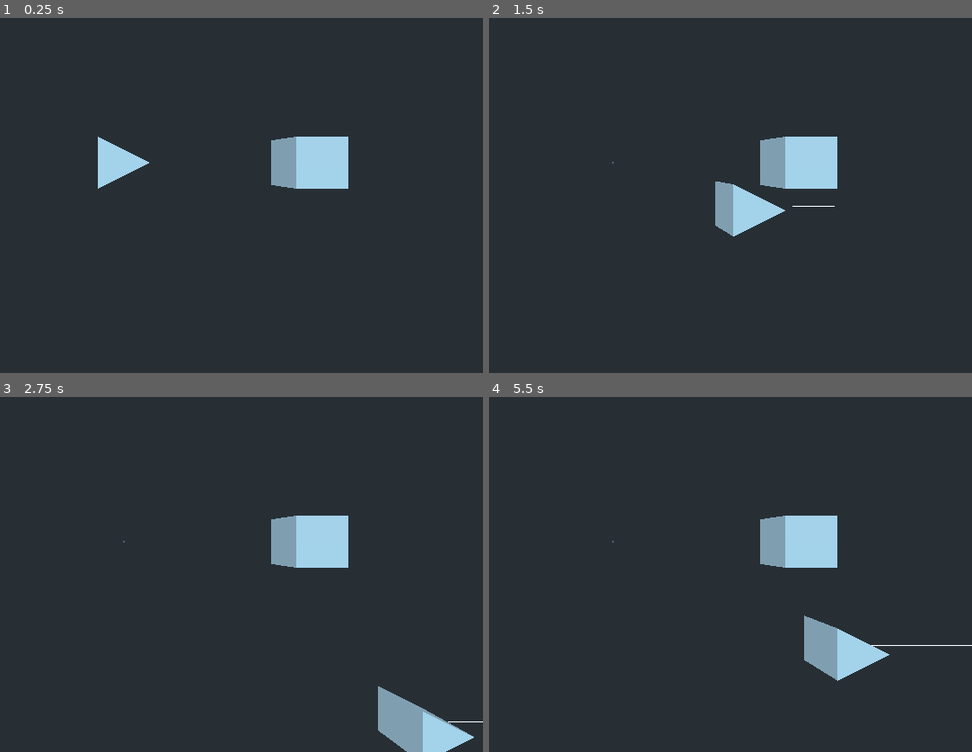
Above: before the commit, frames 1-4 (two rows, left to right).
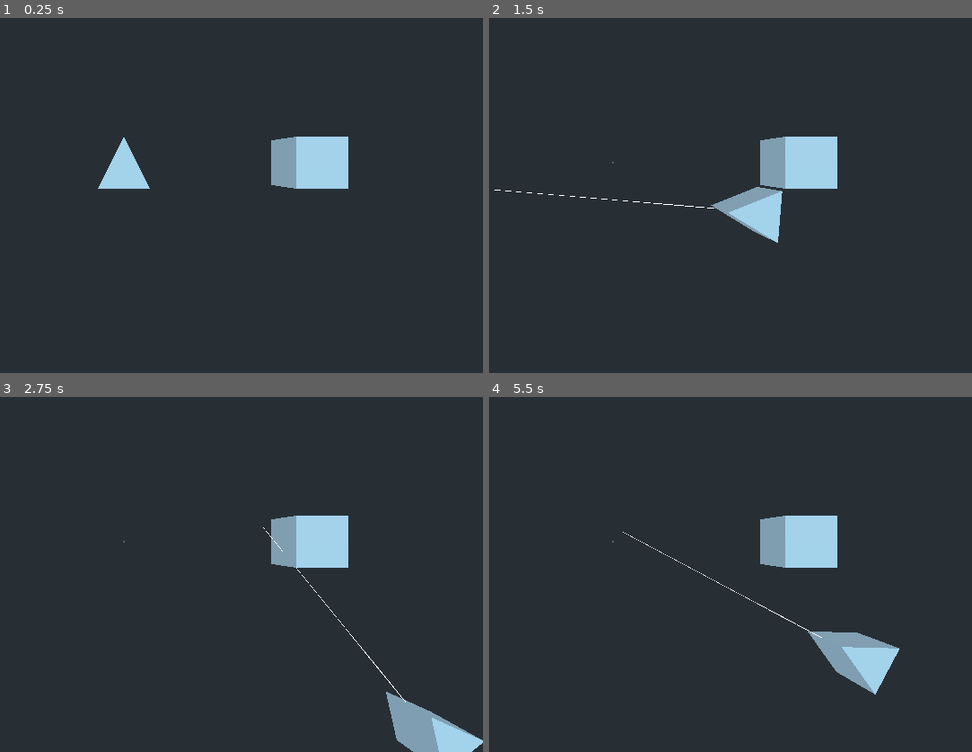
Above: after the commit, the same moments.

Repository: TeamName-FIOLTR/GMTK2022
Game: Godot game, scene res://scene/levels/Test Level.tscn
The game is run twice, just before and just after one commit, with the same random seed, the same clock (stepped at 60 frames per second) and the same inputs.
Inputs (mouse positions are in pixels of both pictures, inside the frame that each line leads up to):
- Up to frame 1 (0.25 s): no input
- Up to frame 2 (1.5 s): tap Enter at 0.5 s; move the mouse to (769, 142) at 0.52 s; hold D (move_right) 0.53-1.28 s; tap Space at 0.77 s; move the mouse to (outside the picture) at 1.27 s; hold S (move_down) from 1.28 s (still down)
- Up to frame 3 (2.75 s): tap Space at 1.52 s; move the mouse to (198, 450) at 2.02 s; release S (move_down) at 2.03 s; hold D (move_right) from 2.03 s (still down)
- Up to frame 4 (5.5 s): move the mouse to (575, 624) at 2.77 s; release D (move_right) at 2.78 s; hold W (move_up) 2.78-3.53 s; tap Space at 3.02, 3.77, 4.25, 4.52 s; move the mouse to (827, 606) at 3.52 s; hold A (move_left) 3.53-5.03 s; move the mouse to (outside the picture) at 4.27 s; tap Enter at 5 s; move the mouse to (648, 542) at 5.02 s; hold S (move_down) from 5.03 s (still down)

The runs differ from the first frame. In frame 1, 0.7% of the frame differs, in the area x 20-32%, y 33-49%; in frame 2, 1.3%; in frame 3, 1.0%; in frame 4, 1.9%, in the area x 27-100%, y 37-84%.

Commit message:
got player rotation working HUZZAH now I need to get it working with a controler

Diff:
--- a/assets/scripts/Player.gd
+++ b/assets/scripts/Player.gd
@@ -4,6 +4,11 @@
 export(Vector2) var movement_vector
 export(Vector2) var point_vector setget set_point_vector
 export(float) var speed = 10
+
+export(NodePath) var camera_path : NodePath
+onready var cam : Camera = get_node(camera_path)
+
+export(Vector3) var linear_velocity : Vector3
 
 func set_point_vector(n_vector : Vector2):
 	point_vector = n_vector.normalized()
@@ -27,8 +32,11 @@
 
 func _physics_process(delta):
 #	apply_central_impulse(Vector3(movement_vector.x,0,-movement_vector.y)*delta*speed)
+#	rotation.y = -point_vector.angle()
+
 	linear_velocity = Vector3(movement_vector.x,0,-movement_vector.y)*speed
-	pass
+	look_at(global_transform*transform.affine_inverse()*Vector3(point_vector.x,0,point_vector.y),global_transform*transform.affine_inverse()*Vector3(0,1,0))
+	move_and_collide(linear_velocity*delta)
 
 
 func _input(event):
@@ -37,4 +45,20 @@
 	if event is InputEventAction:
 		if event.action in ["point_left","point_right","point_up","point_down"]:
 			self.point_vector = Input.get_vector("point_left","point_right","point_down","point_up")
-	pass
+	if event is InputEventMouseMotion:
+		var cam_target = cam.project_ray_normal(event.position)
+
+		var collision_plane = Plane.PLANE_XZ
+		collision_plane.d = 0
+
+
+		var target_point = collision_plane.intersects_ray(cam.translation,cam_target.normalized())
+
+		target_point = transform*global_transform.affine_inverse() * target_point
+
+
+
+		point_vector.x = target_point.x
+		point_vector.y = target_point.z
+
+		#target_point = global_transform.affine_inverse()*target_point
--- a/assets/scripts/generics/RigidBody.gd
+++ b/assets/scripts/generics/RigidBody.gd
@@ -1,4 +1,4 @@
-extends RigidBody
+extends KinematicBody
 
 class_name Entity
 
--- a/project.godot
+++ b/project.godot
@@ -29,7 +29,7 @@
 "language": "GDScript",
 "path": "res://assets/scripts/generics/dice_signalers.gd"
 }, {
-"base": "RigidBody",
+"base": "KinematicBody",
 "class": "Entity",
 "language": "GDScript",
 "path": "res://assets/scripts/generics/RigidBody.gd"
--- a/scene/Player.tscn
+++ b/scene/Player.tscn
@@ -4,31 +4,31 @@
 [ext_resource path="res://assets/scripts/generics/dice_container.gd" type="Script" id=2]
 [ext_resource path="res://scenes/ray_cast_lazer.tscn" type="PackedScene" id=3]
 
+[sub_resource type="BoxShape" id=3]
+
 [sub_resource type="PrismMesh" id=1]
 
 [sub_resource type="ShaderMaterial" id=2]
 
-[sub_resource type="BoxShape" id=3]
-
-[node name="Player" type="RigidBody"]
-axis_lock_linear_y = true
-axis_lock_angular_x = true
-axis_lock_angular_y = true
-axis_lock_angular_z = true
+[node name="Player" type="KinematicBody"]
 script = ExtResource( 1 )
 dice_container_path = NodePath("DiceContainer")
 
-[node name="CSGMesh" type="CSGMesh" parent="."]
+[node name="DiceContainer" type="Node" parent="."]
+script = ExtResource( 2 )
+
+[node name="CollisionShape" type="CollisionShape" parent="."]
+transform = Transform( -4.37114e-08, 0, 1, 0, 1, 0, -1, 0, -4.37114e-08, 0, 0, 0 )
+shape = SubResource( 3 )
+
+[node name="Spatial" type="Spatial" parent="."]
+transform = Transform( -4.37114e-08, 0, 1, 0, 1, 0, -1, 0, -4.37114e-08, 0, 0, 0 )
+
+[node name="CSGMesh" type="CSGMesh" parent="Spatial"]
 transform = Transform( -4.37114e-08, 1, 0, 4.37114e-08, 1.91069e-15, -1, -1, -4.37114e-08, -4.37114e-08, 0, 0, 0 )
 mesh = SubResource( 1 )
 material = SubResource( 2 )
 
-[node name="CollisionShape" type="CollisionShape" parent="."]
-shape = SubResource( 3 )
-
-[node name="DiceContainer" type="Node" parent="."]
-script = ExtResource( 2 )
-
-[node name="lazer" parent="." instance=ExtResource( 3 )]
+[node name="lazer" parent="Spatial" instance=ExtResource( 3 )]
 transform = Transform( 9.368, 0, 0, 0, 1, 0, 0, 0, 1, 1.06746, 0, 0 )
 length = 9.368
--- a/scene/levels/Test Level.tscn
+++ b/scene/levels/Test Level.tscn
@@ -13,8 +13,6 @@
 [node name="Camera" type="Camera" parent="."]
 transform = Transform( 1, 0, 0, 0, -4.37114e-08, 1, 0, -1, -4.37114e-08, 0, 12.4965, 0 )
 
-[node name="Player" parent="." instance=ExtResource( 1 )]
-
 [node name="StaticBody" type="StaticBody" parent="."]
 transform = Transform( 1, 0, 0, 0, 1, 0, 0, 0, 1, 7.61708, 0, 0 )
 
@@ -24,3 +22,8 @@
 [node name="CSGMesh" type="CSGMesh" parent="StaticBody"]
 mesh = SubResource( 2 )
 material = SubResource( 3 )
+
+[node name="Spatial" type="Spatial" parent="."]
+
+[node name="Player" parent="Spatial" instance=ExtResource( 1 )]
+camera_path = NodePath("../../Camera")
--- a/scene/test.tscn
+++ b/scene/test.tscn
@@ -6,8 +6,5 @@
 [node name="test_lazer" type="Spatial"]
 script = ExtResource( 2 )
 
-[node name="Camera" type="Camera" parent="."]
-transform = Transform( 1, 0, 0, 0, 1, 0, 0, 0, 1, 0, 0, 1.4462 )
-
 [node name="lazer" parent="." instance=ExtResource( 1 )]
 transform = Transform( 1, 0, 0, 0, 1, 0, 0, 0, 1, -0.128172, 0.0390325, -0.0234937 )
